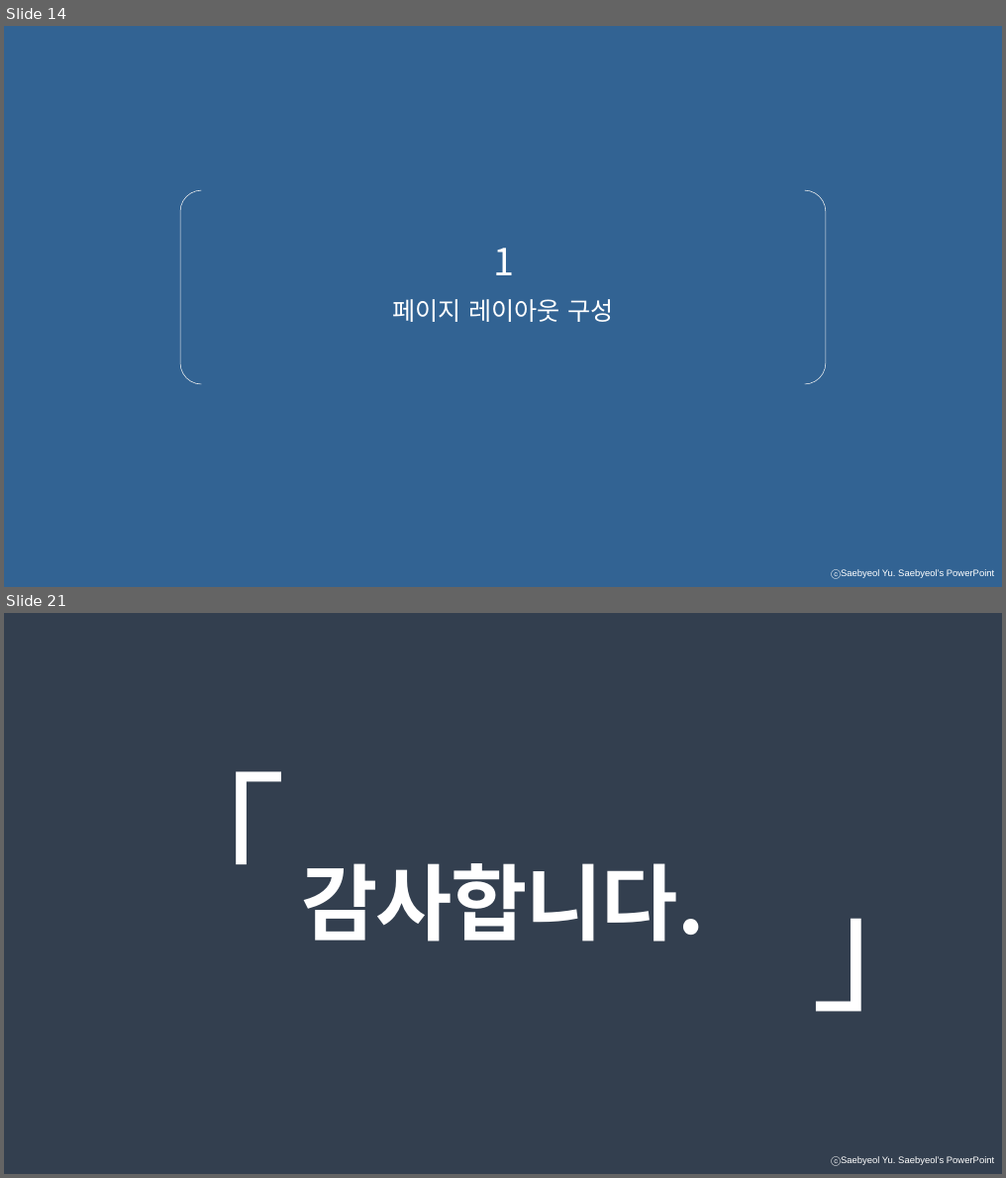
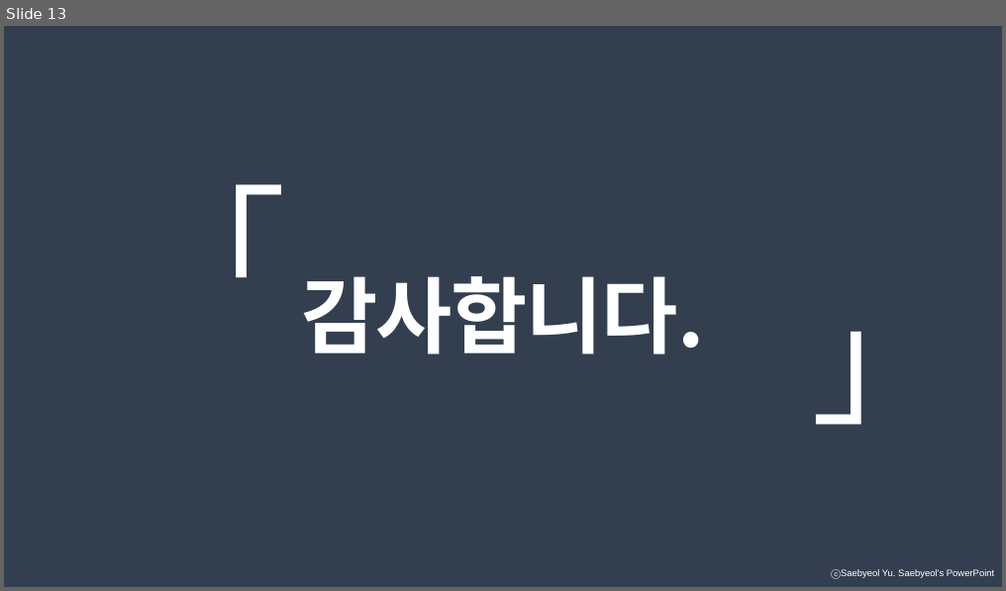
Before and after one commit to geoni4/summary, a slide deck: 프로젝트 발표자료 모음/jsp-servlet 발표 자료/jsp-servlet 발표자료.pptx. Shown one above the other, each under a label of ours: slides 14 and 21 before the commit, slide 13 after it; the slides between them are not shown. The pictures are 1006x1178 and 1006x591 pixels, drawn with LibreOffice and Linux fonts; fonts in the diff are those of the drawing. Boxes give left, top, right and bottom in pixels: in the first picture for what was removed or moved away, otherwise in the second. Text is boxed around its words. In the diff, an @@ line names an element or a change of style, - is before the commit and + after.

```diff
--- a/프로젝트 발표자료 모음/jsp-servlet 발표 자료/jsp-servlet 발표자료.pptx
+++ b/프로젝트 발표자료 모음/jsp-servlet 발표 자료/jsp-servlet 발표자료.pptx
@@ slide 14 removed at [4,26,1002,587], background #326393; not listed: 1 template element that a slide beside it also shows @@
@@ bracket pair removed at [180,190,826,384] @@
@@ text removed at [493,248,514,275] @@
-1
@@ text removed at [393,299,613,322] @@
-페이지 레이아웃 구성
@@ what was slide 21 is now slide 13 @@
```
Also in this commit, not shown: 5 slides changed, 7 slides added, 31 other slides removed, 5 other files.
